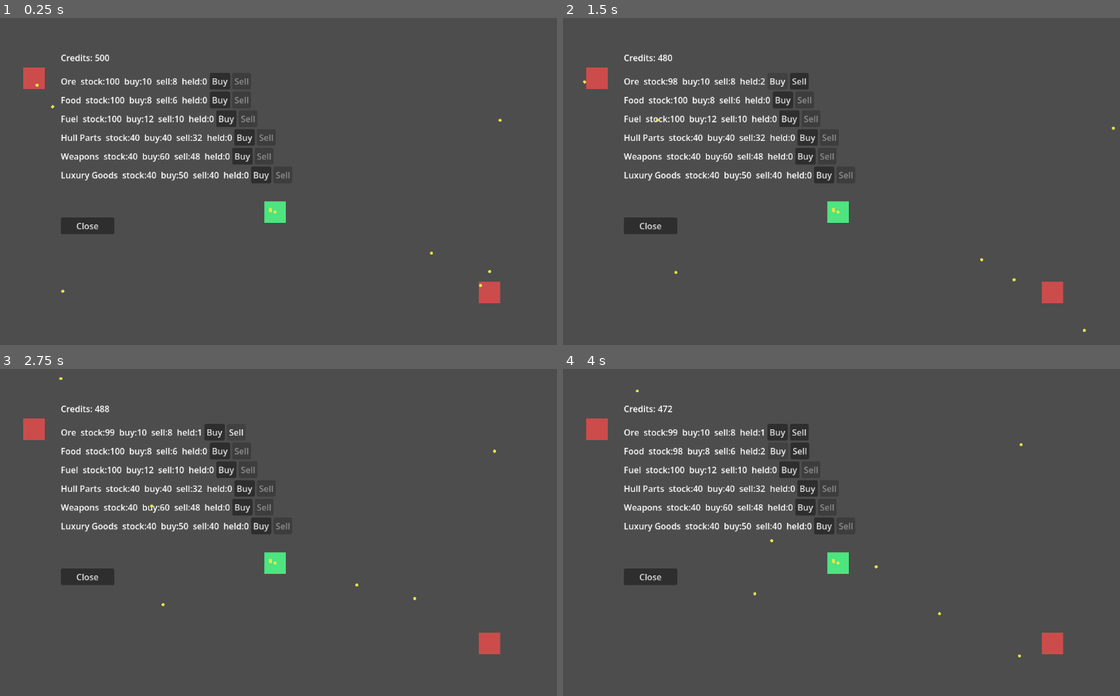
Above: before the commit, frames 1-4 (two rows, left to right).
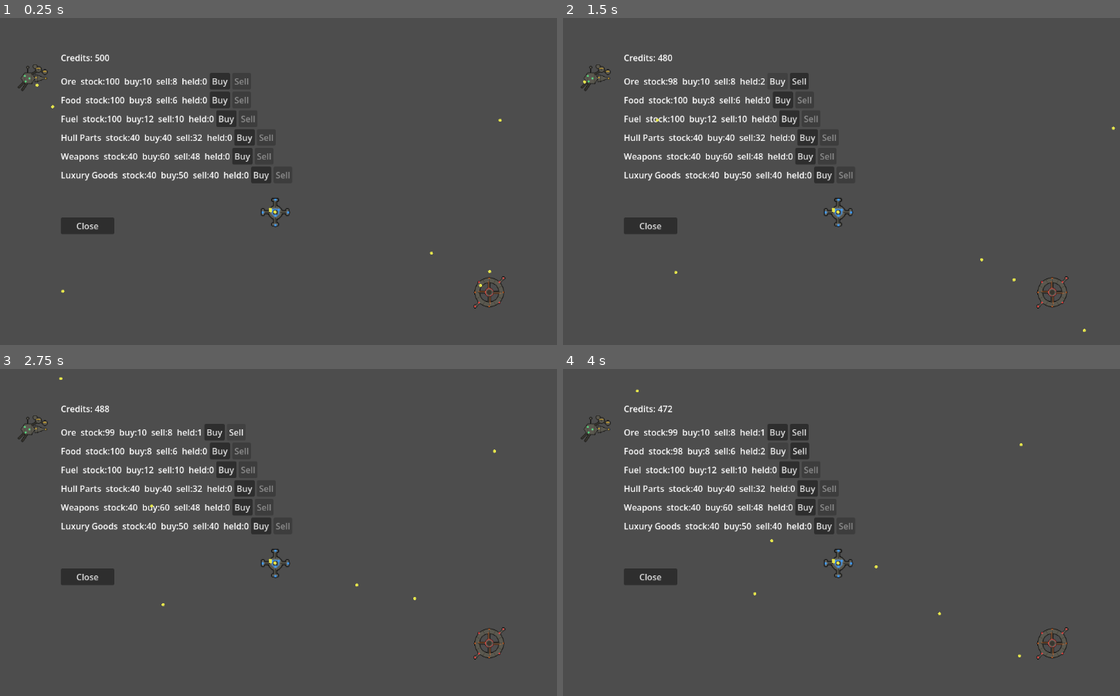
Above: after the commit, the same moments.

Repository: darthlemi/SpaceGame
Game: Godot game, scene res://scenes/campaign/campaign_scene.tscn
The game is run twice, just before and just after one commit, with the same random seed, the same clock (stepped at 60 frames per second) and the same inputs.
Inputs:
- Up to frame 1 (0.25 s): no input
- Up to frame 2 (1.5 s): click "Buy" at 0.5 s; click "Buy" at 1.25 s
- Up to frame 3 (2.75 s): click "Sell" at 2 s
- Up to frame 4 (4 s): click "Buy" at 2.75 s; click "Buy" at 3.5 s

The runs differ from the first frame. In frame 1, 0.9% of the frame differs, in the area x 3-91%, y 14-89%; in frame 2, 0.9%; in frame 3, 0.9%; in frame 4, 0.9%.

Commit message:
Replace base placeholders with pixel-art sprites
HomeBase, Dominion, and Freehold now render distinct Sprite2D station
art instead of flat Polygon2D squares, built with pxl from
art/src/bases.px.js. FactionBase's faction_enum field now actually
drives which texture loads (previously set but unused).

Verified in the running game, not just sprite previews: all three
bases render correctly and at distinct scale on the overworld map.

Diff:
--- a/scenes/campaign/faction_base.tscn
+++ b/scenes/campaign/faction_base.tscn
@@ -11,6 +11,5 @@
 [node name="CollisionShape2D" type="CollisionShape2D" parent="."]
 shape = SubResource("1")
 
-[node name="Polygon2D" type="Polygon2D" parent="."]
-polygon = PackedVector2Array(-20, -20, 20, -20, 20, 20, -20, 20)
-color = Color(0.8, 0.3, 0.3, 1)
+[node name="Sprite2D" type="Sprite2D" parent="."]
+scale = Vector2(0.8, 0.8)
--- a/scenes/campaign/home_base.tscn
+++ b/scenes/campaign/home_base.tscn
@@ -1,6 +1,7 @@
-[gd_scene load_steps=3 format=3]
+[gd_scene load_steps=4 format=3]
 
 [ext_resource type="Script" path="res://scripts/campaign/home_base.gd" id="1"]
+[ext_resource type="Texture2D" path="res://assets/sprites/bases/home_base.png" id="2"]
 
 [sub_resource type="CircleShape2D" id="1"]
 radius = 30.0
@@ -11,6 +12,6 @@
 [node name="CollisionShape2D" type="CollisionShape2D" parent="."]
 shape = SubResource("1")
 
-[node name="Polygon2D" type="Polygon2D" parent="."]
-polygon = PackedVector2Array(-20, -20, 20, -20, 20, 20, -20, 20)
-color = Color(0.3, 0.9, 0.5, 1)
+[node name="Sprite2D" type="Sprite2D" parent="."]
+texture = ExtResource("2")
+scale = Vector2(1.2, 1.2)
--- a/scripts/campaign/faction_base.gd
+++ b/scripts/campaign/faction_base.gd
@@ -1,4 +1,15 @@
 class_name FactionBase
 extends Area2D
 
+const DOMINION_TEXTURE := preload("res://assets/sprites/bases/dominion_base.png")
+const FREEHOLD_TEXTURE := preload("res://assets/sprites/bases/freehold_base.png")
+
 @export var faction_enum: CampaignFleet.Faction = CampaignFleet.Faction.NEUTRAL
+
+
+func _ready() -> void:
+	var sprite: Sprite2D = get_node("Sprite2D")
+	if faction_enum == CampaignFleet.Faction.FREEHOLD:
+		sprite.texture = FREEHOLD_TEXTURE
+	else:
+		sprite.texture = DOMINION_TEXTURE
Binary file added: assets/sprites/bases/dominion_base.png
Not shown, added: assets/sprites/bases/dominion_base.png.import
Binary file added: assets/sprites/bases/freehold_base.png
Not shown, added: assets/sprites/bases/freehold_base.png.import
Binary file added: assets/sprites/bases/home_base.png
Not shown, added: assets/sprites/bases/home_base.png.import
Not shown, changed: carry_forward.md
